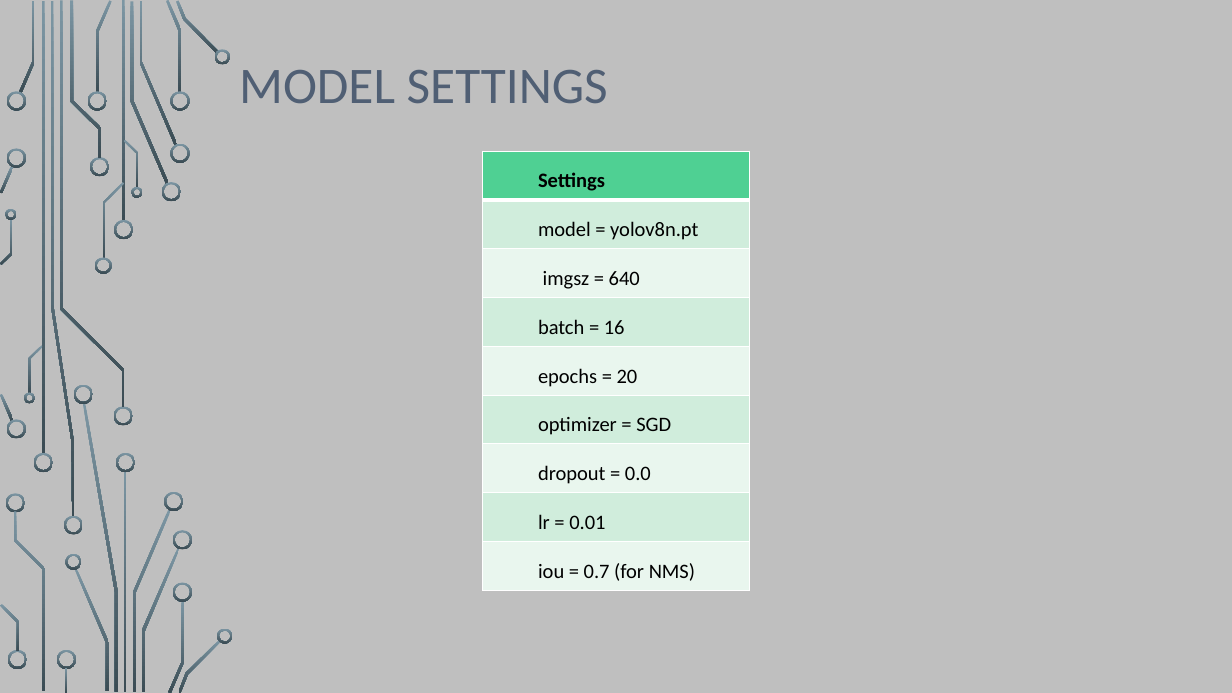
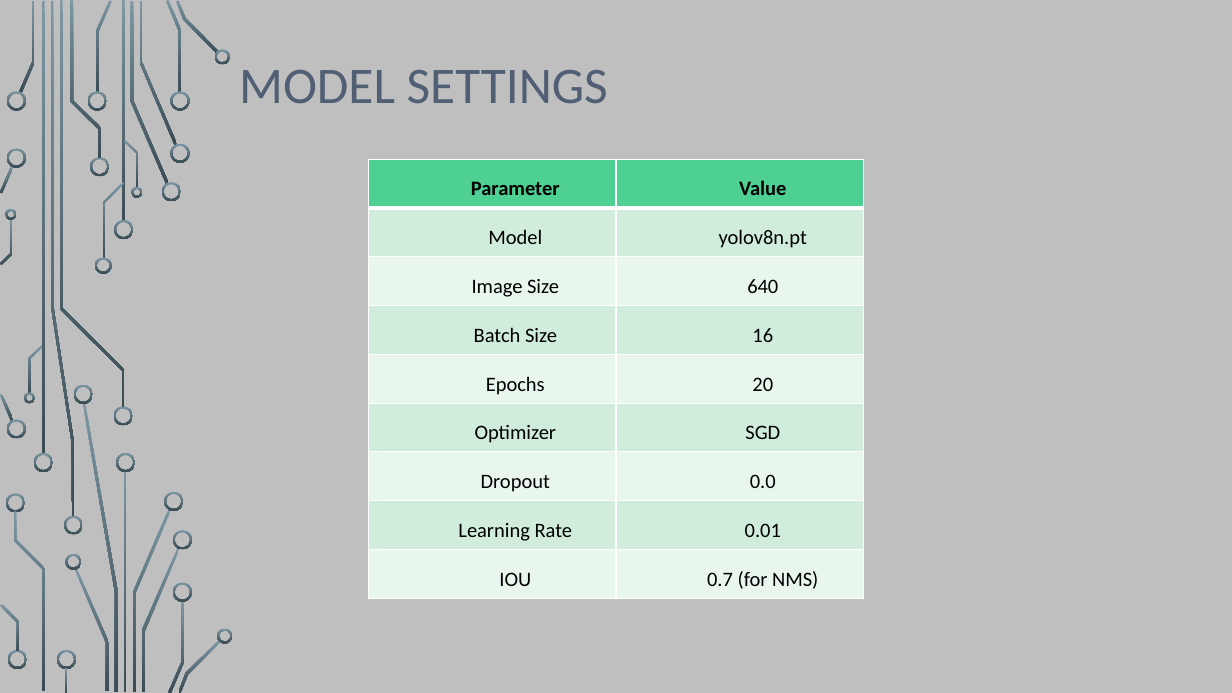
Before and after one commit to motasimmakki/Number-Plate-Recognition-With-DB-Connectivity-Using-YOLO-V8, a slide deck: slide 7 of Docs_Work/presentation.pptx. Drawn at 1232x693 pixels with LibreOffice and Linux fonts; fonts in the diff are those of the drawing; background and template pictures are left out. Boxes give left, top, right and bottom in pixels: in the first picture for what was removed or moved away, otherwise in the second. Text is boxed around its words. In the diff, an @@ line names an element or a change of style, - is before the commit and + after.

```diff
--- a/Docs_Work/presentation.pptx
+++ b/Docs_Work/presentation.pptx
@@ table at (369,159,864,598) @@
-column 1: Settings | model = yolov8n.pt | imgsz = 640 | batch = 16 | epochs = 20 | optimizer = SGD | dropout = 0.0 | lr = 0.01 | iou = 0.7 (for NMS)
+column 1: Parameter | Model | Image Size | Batch Size | Epochs | Optimizer | Dropout | Learning Rate | IOU
+column 2: Value | yolov8n.pt | 640 | 16 | 20 | SGD | 0.0 | 0.01 | 0.7 (for NMS)
@@ table: place and size @@
-table at (482,152,750,591)
+table at (369,159,864,598)
```
Also in this commit, not shown: 3 other slides changed, 2 other files.
